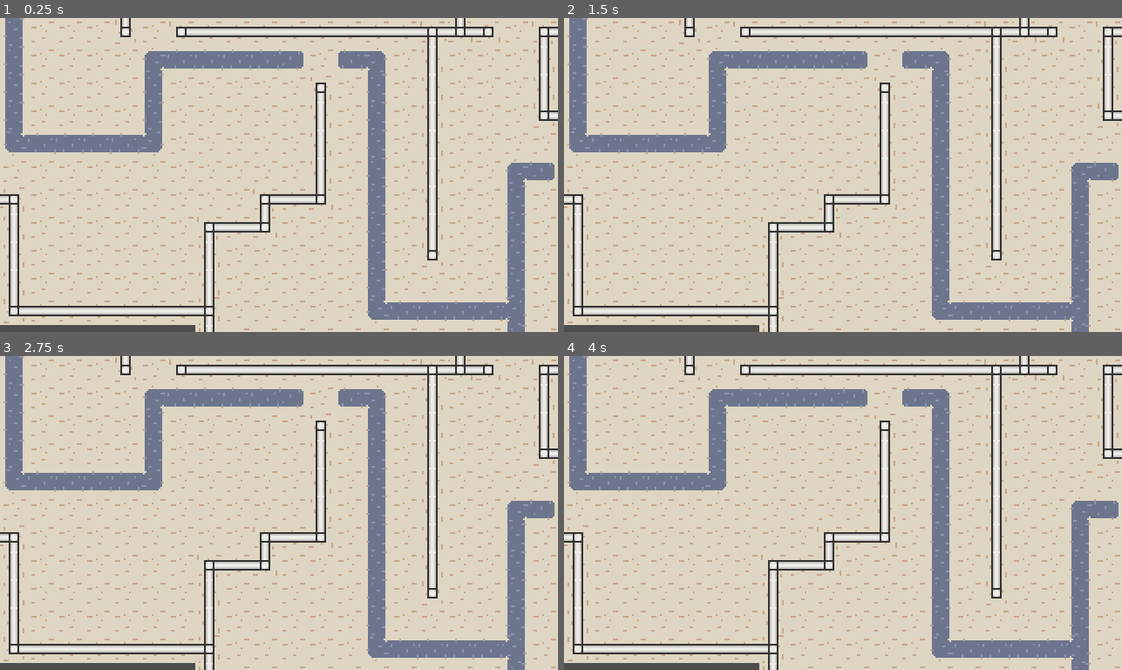
Above: before the commit, frames 1-4 (two rows, left to right).
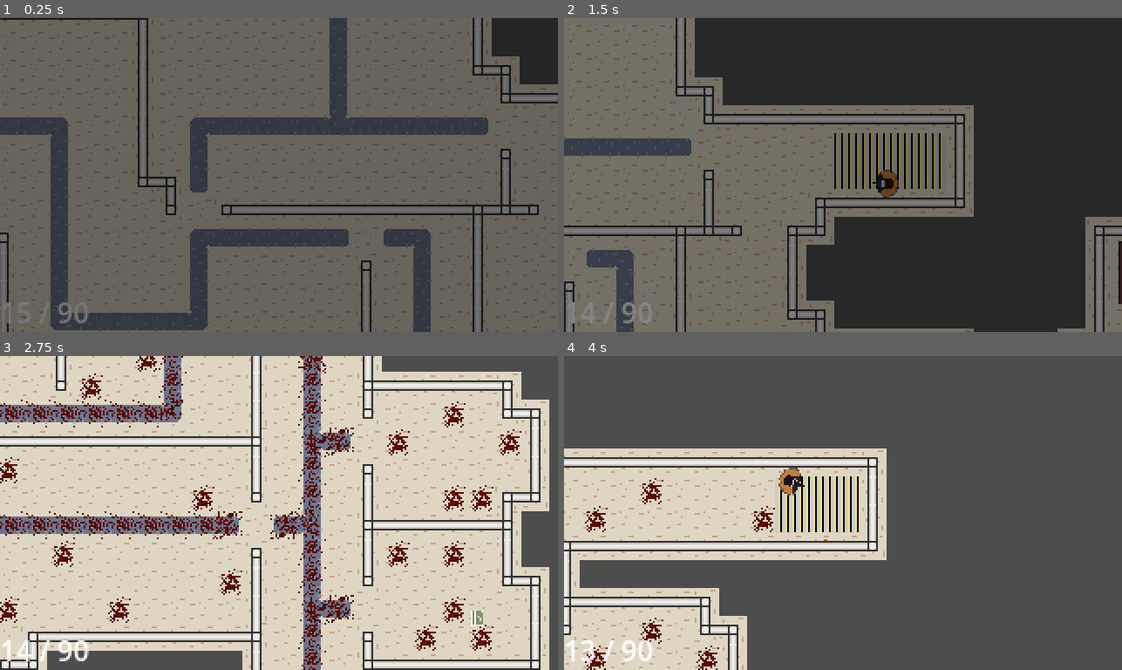
Above: after the commit, the same moments.

Repository: Roblox-Messiah/Project_2
Game: Godot game, scene res://scenes/levels/level_2.tscn
Two runs of this game, one before a commit and one after it. Both use one fixed random seed, a clock stepped at 60 frames per second and the inputs below. This scene is started directly instead of the project's main scene. Sound files missing from this copy of the repository are replaced by a short silence.
Inputs (mouse positions are in pixels of both pictures, inside the frame that each line leads up to):
- Up to frame 1 (0.25 s): no input
- Up to frame 2 (1.5 s): move the mouse to (965, 159) at 0.52 s; hold D (move_right) 0.53-1.28 s; tap E (Interact) at 0.6 s; move the mouse to (731, 190) at 1.27 s; hold S (move_down) from 1.28 s (still down); click (731, 190) at 1.35 s
- Up to frame 3 (2.75 s): move the mouse to (334, 443) at 2.02 s; release S (move_down) at 2.03 s; hold D (move_right) from 2.03 s (still down); tap E (Interact) at 2.1 s
- Up to frame 4 (4 s): move the mouse to (815, 575) at 2.77 s; release D (move_right) at 2.78 s; hold W (move_up) 2.78-3.53 s; click (815, 575) at 2.85 s; move the mouse to (1010, 560) at 3.52 s; hold A (move_left) from 3.53 s (still down); tap E (Interact) at 3.6 s

The runs differ from the first frame. In frame 1, 99% of the frame differs, in the area x 0-100%, y 0-100%; in frame 2, 98%; in frame 3, 42%; in frame 4, 83%.

Commit message:
itch.io page setup

Diff:
--- /dev/null
+++ b/color_rect.gd
@@ -0,0 +1 @@
+extends ColorRect
--- /dev/null
+++ b/health_bar.gd
@@ -0,0 +1,20 @@
+extends TextureProgressBar
+
+@onready var liquid = $ColorRect as ColorRect
+
+# These variables control the "jiggle" when health changes.
+var health_visual: float = 100.0
+var health_target: float =  100.0
+
+func _process(delta):
+	# Smoothly move the visual health towards the target health
+	health_visual = lerp(health_visual, health_target, delta * 5.0)
+
+	# Update the progress bar and the shader's fill ratio
+	value = health_visual
+	(liquid.material as ShaderMaterial).set_shader_parameter("fill_ratio", value / max_value)
+
+# This public function is called by the player to update the health bar.
+func update_health(current_health, max_health):
+	health_target = current_health
+	max_value = max_health
--- /dev/null
+++ b/health_bar.gdshader
@@ -0,0 +1,19 @@
+shader_type canvas_item;
+
+uniform float fill_ratio = 1.0; // How full the bar is (0.0 to 1.0)
+uniform vec2 velocity = vec2(0.0, 0.0); // Player's movement
+uniform float slosh_speed = 8.0;
+uniform float slosh_amount = 0.02;
+
+void fragment() {
+	// Get the surface level of the liquid (Horizontal Bar)
+	float surface_x = fill_ratio;
+
+	// Add a gentle, constant wave based on time
+	surface_x -= sin(UV.y * 10.0 + TIME * slosh_speed) * slosh_amount;
+
+	// Make the pixel transparent if it's to the right of the liquid surface
+	if (UV.x > surface_x) {
+		COLOR.a = 0.0;
+	}
+}
--- a/project.godot
+++ b/project.godot
@@ -35,6 +35,7 @@
 level_door=""
 player=""
 key_ui=""
+ui_healthbar=""
 
 [input]
 
--- /dev/null
+++ b/scenes/UI/game_manager.tscn
@@ -0,0 +1,6 @@
+[gd_scene load_steps=2 format=3 uid="uid://ko1q5ef431ay"]
+
+[ext_resource type="Script" uid="uid://votcfk2jm6re" path="res://scripts/UX/GameManager.gd" id="1_01db0"]
+
+[node name="GameManager" type="Node"]
+script = ExtResource("1_01db0")
--- /dev/null
+++ b/scenes/UI/health_bar.tscn
@@ -0,0 +1,30 @@
+[gd_scene load_steps=5 format=3 uid="uid://d4njjh6kgh5n1"]
+
+[ext_resource type="Texture2D" uid="uid://ikfqbg33igf" path="res://Art/UI/health bar.png" id="1_yfd5g"]
+[ext_resource type="Script" uid="uid://qqub2fmlrlsn" path="res://health_bar.gd" id="2_4gt67"]
+[ext_resource type="Shader" uid="uid://bal17vrrwsbgi" path="res://health_bar.gdshader" id="3_yyth1"]
+
+[sub_resource type="ShaderMaterial" id="ShaderMaterial_gt101"]
+shader = ExtResource("3_yyth1")
+shader_parameter/fill_ratio = 1.0
+shader_parameter/velocity = Vector2(0, 0)
+shader_parameter/slosh_speed = 8.0
+shader_parameter/slosh_amount = 0.02
+
+[node name="HealthBar" type="TextureProgressBar" groups=["ui_healthbar"]]
+offset_right = 120.0
+offset_bottom = 48.0
+scale = Vector2(0.814974, 0.814974)
+fill_mode = 1
+texture_under = ExtResource("1_yfd5g")
+script = ExtResource("2_4gt67")
+
+[node name="ColorRect" type="ColorRect" parent="."]
+material = SubResource("ShaderMaterial_gt101")
+layout_mode = 0
+offset_left = 13.0
+offset_top = 11.0
+offset_right = 53.0
+offset_bottom = 51.0
+scale = Vector2(2.10091, 0.249824)
+color = Color(0.388235, 0.0588235, 0, 1)
--- /dev/null
+++ b/scenes/UI/hud.tscn
@@ -0,0 +1,10 @@
+[gd_scene load_steps=3 format=3 uid="uid://by2665dk3kjkn"]
+
+[ext_resource type="PackedScene" uid="uid://d4njjh6kgh5n1" path="res://scenes/UI/health_bar.tscn" id="1_rd3kb"]
+[ext_resource type="PackedScene" uid="uid://cxhfuqmao7kwo" path="res://scenes/UI/AmmoUI.tscn" id="2_y5tme"]
+
+[node name="HUD" type="CanvasLayer"]
+
+[node name="HealthBar" parent="." instance=ExtResource("1_rd3kb")]
+
+[node name="AmmoUi" parent="." instance=ExtResource("2_y5tme")]
--- a/scenes/levels/level_2.tscn
+++ b/scenes/levels/level_2.tscn
@@ -1,7 +1,16 @@
-[gd_scene load_steps=3 format=3 uid="uid://cb7k3njvoh33x"]
+[gd_scene load_steps=12 format=3 uid="uid://cb7k3njvoh33x"]
 
 [ext_resource type="TileSet" uid="uid://bsx5wk5tnpi8c" path="res://scenes/environment/indoors.tres" id="1_j2425"]
 [ext_resource type="PackedScene" uid="uid://bwnxufjo82bo7" path="res://scenes/environment/Door.tscn" id="2_g2h2n"]
+[ext_resource type="PackedScene" uid="uid://b1uoxbwi8yftr" path="res://scenes/environment/random_item_spawner.tscn" id="3_fiq81"]
+[ext_resource type="PackedScene" uid="uid://di51l8e7av20o" path="res://scenes/environment/Key.tscn" id="4_3p04p"]
+[ext_resource type="PackedScene" uid="uid://ctghbmspbjmvd" path="res://scenes/player/player.tscn" id="4_l37oo"]
+[ext_resource type="PackedScene" uid="uid://cr14vrhserycw" path="res://scenes/player/camera_2d.tscn" id="5_l37oo"]
+[ext_resource type="PackedScene" uid="uid://cxhfuqmao7kwo" path="res://scenes/UI/AmmoUI.tscn" id="6_qpwj6"]
+[ext_resource type="PackedScene" uid="uid://dup34o5tmnaxo" path="res://scenes/levels/teleporter.tscn" id="7_ibugp"]
+[ext_resource type="PackedScene" uid="uid://cfjcrkfkhcmgr" path="res://scenes/levels/screen_fader.tscn" id="8_8qukl"]
+[ext_resource type="PackedScene" uid="uid://cq82a4wkjlebm" path="res://scenes/UI/key_ui.tscn" id="10_qsp8v"]
+[ext_resource type="PackedScene" uid="uid://ko1q5ef431ay" path="res://scenes/UI/game_manager.tscn" id="11_nt80m"]
 
 [node name="Node2D" type="Node2D"]
 
@@ -13,5 +22,48 @@
 [node name="TileMapLayer" type="TileMapLayer" parent="TileMap"]
 tile_set = ExtResource("1_j2425")
 
+[node name="Player" parent="." instance=ExtResource("4_l37oo")]
+position = Vector2(306, -27)
+
 [node name="Door" parent="." instance=ExtResource("2_g2h2n")]
 position = Vector2(512, 32)
+
+[node name="Key_spawn1" parent="." groups=["key_spawns"] instance=ExtResource("3_fiq81")]
+position = Vector2(1927, -803)
+item_scene = ExtResource("4_3p04p")
+spawn_point_group = "key_spawns"
+
+[node name="Key_spawn2" parent="." groups=["key_spawns"] instance=ExtResource("3_fiq81")]
+position = Vector2(1926, -898)
+item_scene = ExtResource("4_3p04p")
+spawn_point_group = "key_spawns"
+
+[node name="Key_spawn3" parent="." groups=["key_spawns"] instance=ExtResource("3_fiq81")]
+position = Vector2(1297, -944)
+item_scene = ExtResource("4_3p04p")
+spawn_point_group = "key_spawns"
+
+[node name="Key_spawn4" parent="." groups=["key_spawns"] instance=ExtResource("3_fiq81")]
+position = Vector2(1679, -1261)
+item_scene = ExtResource("4_3p04p")
+spawn_point_group = "key_spawns"
+
+[node name="Camera2D" parent="." node_paths=PackedStringArray("target_node") instance=ExtResource("5_l37oo")]
+target_node = NodePath("../Player")
+
+[node name="AmmoUi" parent="." instance=ExtResource("6_qpwj6")]
+position = Vector2(374, 191)
+
+[node name="Teleporter A" parent="." instance=ExtResource("7_ibugp")]
+position = Vector2(388, -32)
+target_teleporter_path = NodePath("../Teleporter B")
+
+[node name="Teleporter B" parent="." instance=ExtResource("7_ibugp")]
+position = Vector2(2020, -992)
+target_teleporter_path = NodePath("../Teleporter A")
+
+[node name="ScreenFader" parent="." groups=["screen_fader"] instance=ExtResource("8_8qukl")]
+
+[node name="KeyUI" parent="." groups=["key_ui"] instance=ExtResource("10_qsp8v")]
+
+[node name="GameManager" parent="." instance=ExtResource("11_nt80m")]
--- a/scenes/levels/room.tscn
+++ b/scenes/levels/room.tscn
@@ -1,18 +1,18 @@
 [gd_scene load_steps=15 format=4 uid="uid://bla726ry3k4cn"]
 
 [ext_resource type="PackedScene" uid="uid://ctghbmspbjmvd" path="res://scenes/player/player.tscn" id="1_ms3in"]
-[ext_resource type="Script" uid="uid://hkxt50nrtc14" path="res://scripts/UX/camera_2d.gd" id="2_3pgh2"]
+[ext_resource type="PackedScene" uid="uid://cr14vrhserycw" path="res://scenes/player/camera_2d.tscn" id="2_dngmm"]
 [ext_resource type="PackedScene" uid="uid://dyx511rnmpm2v" path="res://scenes/enimies/zombie/zombie.tscn" id="3_bxelx"]
 [ext_resource type="PackedScene" uid="uid://di51l8e7av20o" path="res://scenes/environment/Key.tscn" id="4_vqeip"]
 [ext_resource type="PackedScene" uid="uid://bwnxufjo82bo7" path="res://scenes/environment/Door.tscn" id="5_x4s4f"]
-[ext_resource type="PackedScene" uid="uid://cxhfuqmao7kwo" path="res://scenes/UI/AmmoUI.tscn" id="6_3pgh2"]
 [ext_resource type="PackedScene" uid="uid://2xk5kqn7rvfr" path="res://scenes/environment/rifle_pickup.tscn" id="7_bxelx"]
 [ext_resource type="TileSet" uid="uid://bsx5wk5tnpi8c" path="res://scenes/environment/indoors.tres" id="8_vqeip"]
 [ext_resource type="PackedScene" uid="uid://b1uoxbwi8yftr" path="res://scenes/environment/random_item_spawner.tscn" id="8_x4s4f"]
 [ext_resource type="PackedScene" uid="uid://cfjcrkfkhcmgr" path="res://scenes/levels/screen_fader.tscn" id="10_p71f0"]
 [ext_resource type="PackedScene" uid="uid://e2jnv73kggq2" path="res://scenes/levels/level_transition.tscn" id="11_13i0w"]
 [ext_resource type="PackedScene" uid="uid://cq82a4wkjlebm" path="res://scenes/UI/key_ui.tscn" id="12_dngmm"]
-[ext_resource type="Script" uid="uid://votcfk2jm6re" path="res://scripts/UX/GameManager.gd" id="13_nymxq"]
+[ext_resource type="PackedScene" uid="uid://ko1q5ef431ay" path="res://scenes/UI/game_manager.tscn" id="12_nymxq"]
+[ext_resource type="PackedScene" uid="uid://by2665dk3kjkn" path="res://scenes/UI/hud.tscn" id="13_dngmm"]
 
 [sub_resource type="Environment" id="Environment_dngmm"]
 background_mode = 3
@@ -44,10 +44,8 @@
 position = Vector2(151, 96)
 rotation = -1.5708
 
-[node name="Camera2D" type="Camera2D" parent="." node_paths=PackedStringArray("target_node")]
-script = ExtResource("2_3pgh2")
+[node name="Camera2D" parent="." node_paths=PackedStringArray("target_node") instance=ExtResource("2_dngmm")]
 target_node = NodePath("../Player")
-smoothing = 3.0
 
 [node name="zombie" parent="." instance=ExtResource("3_bxelx")]
 position = Vector2(-89, -148)
@@ -81,8 +79,6 @@
 
 [node name="Door" parent="." instance=ExtResource("5_x4s4f")]
 position = Vector2(679.91, -338.82)
-
-[node name="AmmoUi" parent="." instance=ExtResource("6_3pgh2")]
 
 [node name="RiflePickup" parent="." instance=ExtResource("7_bxelx")]
 position = Vector2(188, 257)
@@ -120,10 +116,11 @@
 position = Vector2(680, -340)
 next_level_path = "res://scenes/levels/level_2.tscn"
 
-[node name="GameManager" type="Node" parent="."]
-script = ExtResource("13_nymxq")
+[node name="GameManager" parent="." instance=ExtResource("12_nymxq")]
 
 [node name="KeyUI" parent="." groups=["key_ui"] instance=ExtResource("12_dngmm")]
 
 [node name="WorldEnvironment" type="WorldEnvironment" parent="."]
 environment = SubResource("Environment_dngmm")
+
+[node name="HUD" parent="." instance=ExtResource("13_dngmm")]
--- a/scenes/levels/screen_fader.tscn
+++ b/scenes/levels/screen_fader.tscn
@@ -1,6 +1,21 @@
 [gd_scene load_steps=6 format=3 uid="uid://cfjcrkfkhcmgr"]
 
 [ext_resource type="Script" uid="uid://bgvkw8iolt77l" path="res://scripts/levels/screen_fader.gd" id="1_8g4tq"]
+
+[sub_resource type="Animation" id="Animation_8g4tq"]
+length = 0.001
+tracks/0/type = "value"
+tracks/0/imported = false
+tracks/0/enabled = true
+tracks/0/path = NodePath("ColorRect:self_modulate")
+tracks/0/interp = 1
+tracks/0/loop_wrap = true
+tracks/0/keys = {
+"times": PackedFloat32Array(0),
+"transitions": PackedFloat32Array(1),
+"update": 0,
+"values": [Color(1, 1, 1, 1)]
+}
 
 [sub_resource type="Animation" id="Animation_b4wwc"]
 resource_name = "fade_in"
@@ -48,21 +63,6 @@
 "values": [Color(1, 1, 1, 0), Color(1, 1, 1, 1), Color(1, 1, 1, 1)]
 }
 
-[sub_resource type="Animation" id="Animation_8g4tq"]
-length = 0.001
-tracks/0/type = "value"
-tracks/0/imported = false
-tracks/0/enabled = true
-tracks/0/path = NodePath("ColorRect:self_modulate")
-tracks/0/interp = 1
-tracks/0/loop_wrap = true
-tracks/0/keys = {
-"times": PackedFloat32Array(0),
-"transitions": PackedFloat32Array(1),
-"update": 0,
-"values": [Color(1, 1, 1, 1)]
-}
-
 [sub_resource type="AnimationLibrary" id="AnimationLibrary_1wpqk"]
 _data = {
 &"RESET": SubResource("Animation_8g4tq"),
--- /dev/null
+++ b/scenes/levels/teleporter.tscn
@@ -0,0 +1,16 @@
+[gd_scene load_steps=3 format=3 uid="uid://dup34o5tmnaxo"]
+
+[ext_resource type="Script" uid="uid://ben6hhxglgyus" path="res://scripts/levels/teleporter.gd" id="1_edrd4"]
+
+[sub_resource type="RectangleShape2D" id="RectangleShape2D_ukcmo"]
+size = Vector2(45, 42)
+
+[node name="Teleporter" type="Area2D"]
+script = ExtResource("1_edrd4")
+
+[node name="CollisionShape2D" type="CollisionShape2D" parent="."]
+position = Vector2(-5.5, 0)
+shape = SubResource("RectangleShape2D_ukcmo")
+
+[node name="cooldown timer" type="Timer" parent="."]
+one_shot = true
--- /dev/null
+++ b/scenes/player/camera_2d.tscn
@@ -0,0 +1,8 @@
+[gd_scene load_steps=2 format=3 uid="uid://cr14vrhserycw"]
+
+[ext_resource type="Script" uid="uid://hkxt50nrtc14" path="res://scripts/UX/camera_2d.gd" id="1_kpwl0"]
+
+[node name="Camera2D" type="Camera2D" node_paths=PackedStringArray("target_node")]
+script = ExtResource("1_kpwl0")
+target_node = NodePath("")
+smoothing = 3.0
--- /dev/null
+++ b/scripts/levels/teleporter.gd
@@ -0,0 +1,39 @@
+class_name Teleporter
+extends Area2D
+
+## Assign the other teleporter to this in the Inspector.
+@export var target_teleporter_path: NodePath
+
+@onready var cooldown_timer = $"cooldown timer"
+var target_teleporter: Area2D
+
+func _ready():
+	# Get the actual node from the path
+	if not target_teleporter_path.is_empty():
+		target_teleporter = get_node(target_teleporter_path)
+
+	body_entered.connect(_on_body_entered)
+
+func _on_body_entered(body):
+	if body.is_in_group("player") and cooldown_timer.is_stopped():
+		if not target_teleporter:
+			print("Teleporter target not set!")
+			return
+
+		var fader = get_tree().get_first_node_in_group("screen_fader")
+
+		if fader:
+			fader.fade_out()
+			await fader.fade_finished
+
+			body.global_position = target_teleporter.global_position
+			fader.fade_in()
+
+			# Cast the target to the Teleporter script type before calling its function
+			(target_teleporter as Teleporter).start_cooldown()
+		else:
+			body.global_position = target_teleporter.global_position
+			(target_teleporter as Teleporter).start_cooldown()
+
+func start_cooldown():
+	cooldown_timer.start()
--- a/scripts/player/player.gd
+++ b/scripts/player/player.gd
@@ -10,6 +10,7 @@
 @onready var invincibility_timer = $InvincibilityTimer
 @onready var hurt_sound = $player_hurt_sound
 @onready var death_sound = $player_death_sound
+@onready var health_bar = get_tree().get_first_node_in_group("ui_healthbar")
 const DEAD_TEXTURE = preload("res://Art/player/player_dead.png")
 const BLOOD_PARTICLES = preload("res://scenes/particles/blood_particles.tscn")
 const PISTOL_SCENE = preload("res://scenes/weapons/gun.tscn")
@@ -20,6 +21,7 @@
 
 # --- PLAYER STATS ---
 @export var health: int = 100
+@export var max_health: int = 100
 @export var knockback_distance: float = 50.0
 var has_key = false:
 	set(value):
@@ -44,6 +46,11 @@
 	# 2. Subtract health first to see if this hit is fatal.
 	health -= amount
 	print("Player was hit! Health is now: ", health)
+
+	# Tell the health bar to update
+	if health_bar:
+		health_bar.update_health(health, max_health)
+
 
 	# 3. Check if the player has died.
 	if health <= 0:
Binary file added: Art/UI/health bar.ase
Binary file added: Art/UI/health bar.png
Not shown, added: Art/UI/health bar.png.import
Binary file added: Art/UI/itch banner (just art).ase
Not shown, added: Art/UI/itch banner.jpeg.import
Not shown, added: color_rect.gd.uid
Not shown, added: health_bar.gd.uid
Not shown, added: health_bar.gdshader.uid
Binary file added: itch page/gameplay_ss1.jpg
Not shown, added: itch page/gameplay_ss1.jpg.import
Binary file added: itch page/gameplay_ss2.jpg
Not shown, added: itch page/gameplay_ss2.jpg.import
(and 8 more such lines)
